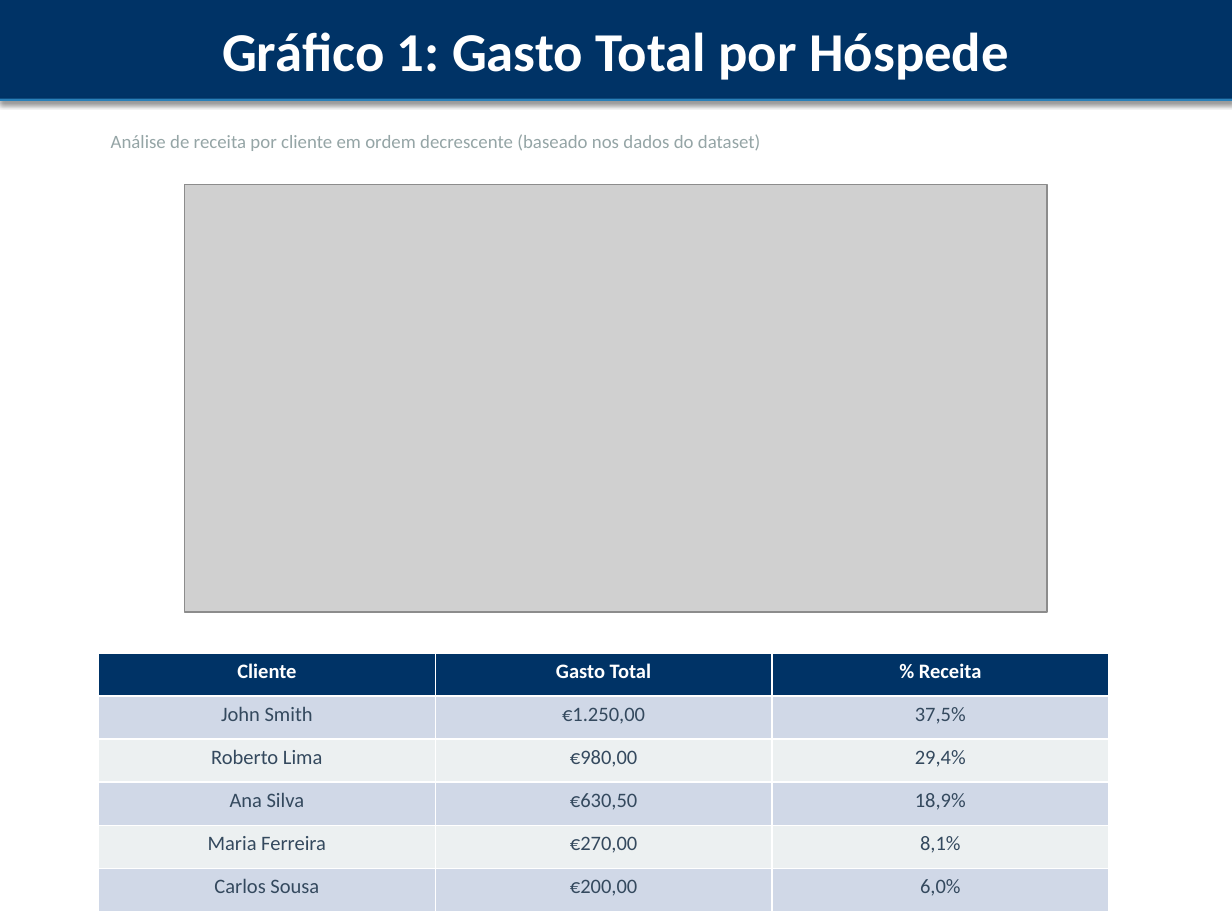
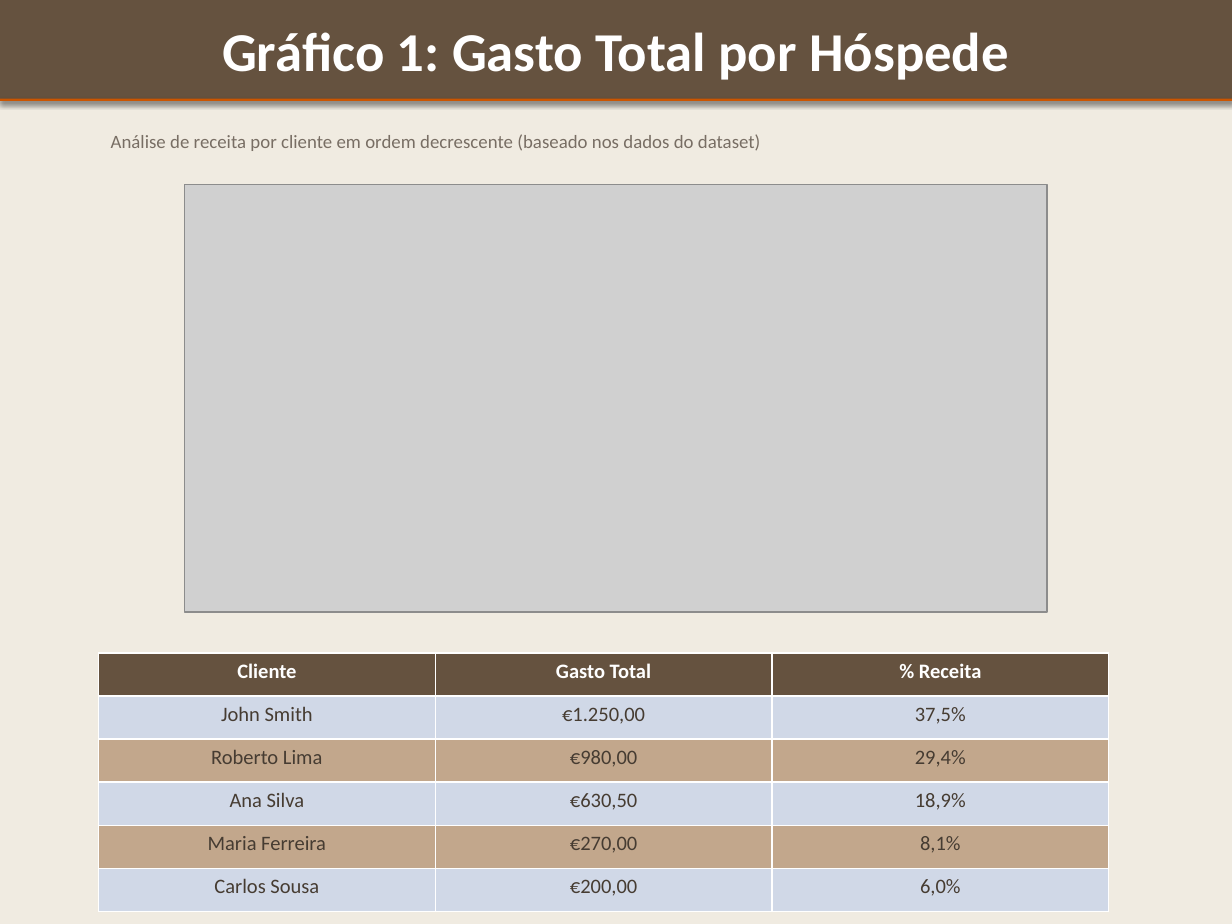
Before and after one commit to InnaVibes/Ctesp, a slide deck: slide 16 of peid/TRABALHO_PRATICO/apresentacao_reservas.pptx. Drawn at 1232x924 pixels with LibreOffice and Linux fonts; fonts in the diff are those of the drawing; grey boxes stand for pictures. Boxes give left, top, right and bottom in pixels: in the first picture for what was removed or moved away, otherwise in the second. Text is boxed around its words. In the diff, an @@ line names an element or a change of style, - is before the commit and + after.

```diff
--- a/peid/TRABALHO_PRATICO/apresentacao_reservas.pptx
+++ b/peid/TRABALHO_PRATICO/apresentacao_reservas.pptx
@@ background #FFFFFF to #F0EBE1 @@
@@ rectangle "Gráfico 1: Gasto Total por ..." at [0,0,1232,99]: fill #003366 to #65523F; outline #003366 0.75 pt to #65523F 0.75 pt @@
@@ rectangle at [0,99,1232,101]: fill #2980B9 to #CC5500 @@
@@ text "Análise de receita por cliente ..." at [111,134,761,151]: text colour #95A5A6 to #786E64 @@
@@ table at [99,653,1108,912] @@
@@ fill #003366 to #65523F in row 1 @@
@@ fill #ECF0F1 to #C2A78C in 6 cells @@
@@ text colour #34495E to #463C32 in "John Smith", "€1.250,00", "37,5%", "Roberto Lima" and 11 more places @@
```
Also in this commit, not shown: 21 other slides changed, 2 other files.
